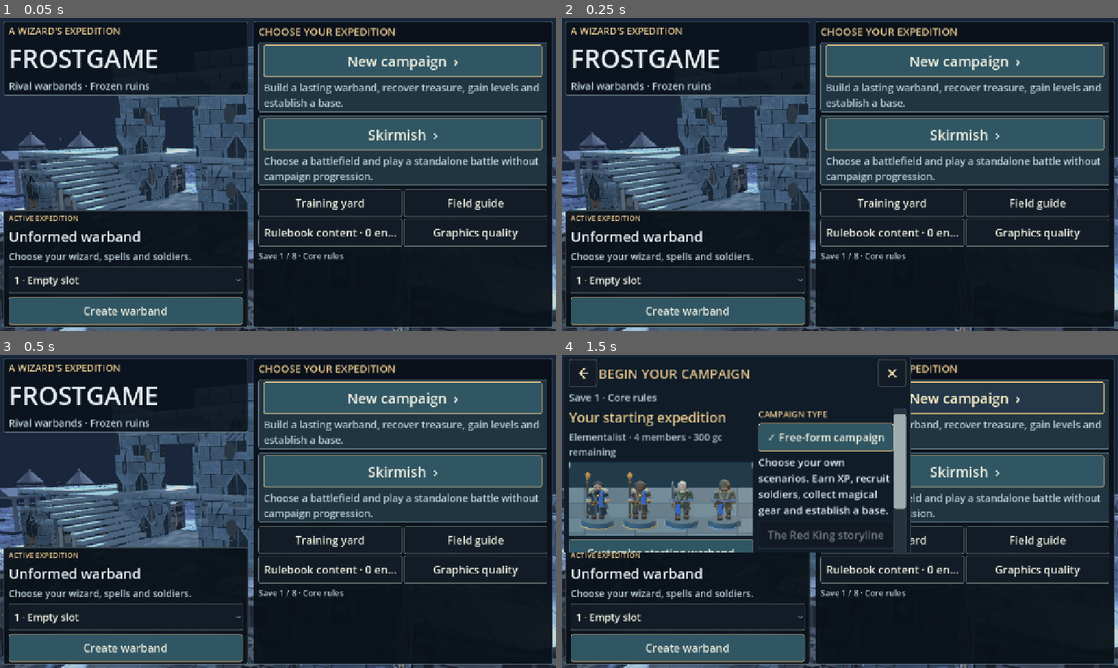
Above: before the commit, frames 1-4 (two rows, left to right).
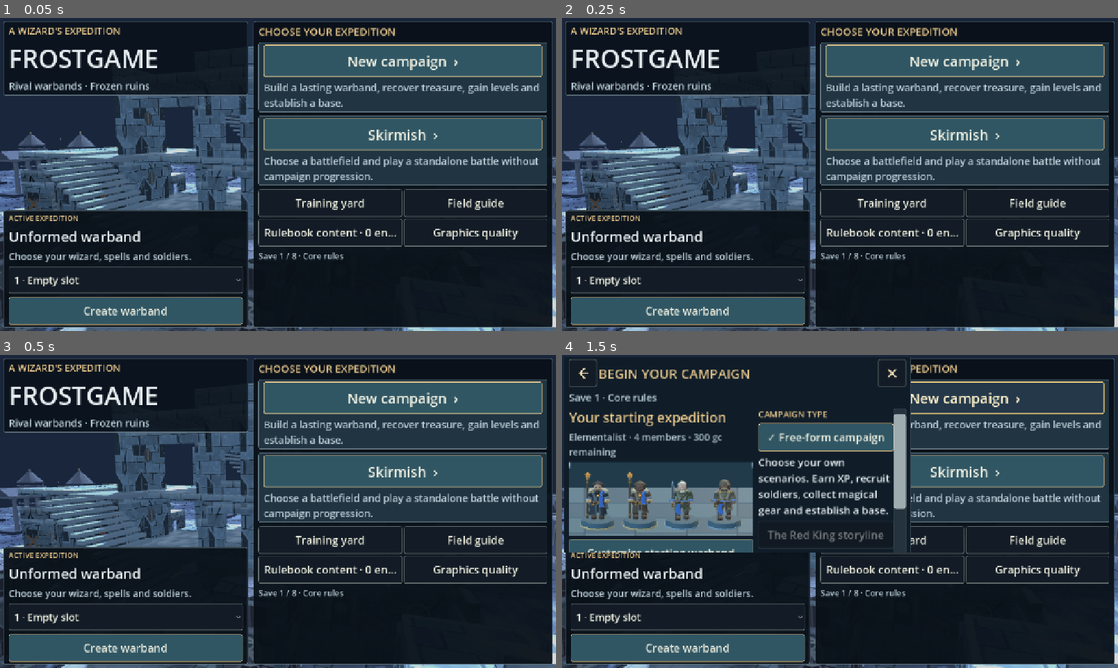
Above: after the commit, the same moments.

Repository: drag0nblad3/Frostgame
Game: Godot game, scene res://scenes/title.tscn
Same seed, same stepped clock (60 frames per second), same inputs: the game is played once before the commit and once after it.
Inputs:
- Up to frame 1 (0.05 s): no input
- Up to frame 2 (0.25 s): no input
- Up to frame 3 (0.5 s): no input
- Up to frame 4 (1.5 s): click "New campaign ›" at 0.5 s; click "New campaign ›" at 1.25 s

The runs differ from the first frame. In frame 1, 1.6% of the frame differs, in the area x 0-100%, y 24-100%; in frame 2, 1.6%; in frame 3, 1.6%; in frame 4, 0.4%.

Commit message:
Author physical window apertures and climbable broken galleries

Diff:
--- a/data/boards/silent_tower.json
+++ b/data/boards/silent_tower.json
@@ -6,28 +6,6 @@
     36
   ],
   "pieces": [
-    {
-      "kind": "ruin",
-      "rect": [
-        5,
-        8,
-        3,
-        4
-      ],
-      "id": "architecture:0",
-      "surface": "street"
-    },
-    {
-      "kind": "ruin",
-      "rect": [
-        28,
-        24,
-        3,
-        4
-      ],
-      "id": "architecture:1",
-      "surface": "street"
-    },
     {
       "kind": "wall",
       "rect": [
@@ -528,14 +506,6 @@
           3
         ],
         [
-          0,
-          0,
-          0,
-          2.5,
-          2.6,
-          0.4
-        ],
-        [
           2.5,
           0,
           0,
@@ -600,14 +570,6 @@
           0.6
         ],
         [
-          0,
-          3,
-          0,
-          2.5,
-          2.6,
-          0.4
-        ],
-        [
           2.5,
           3,
           0,
@@ -670,14 +632,6 @@
           0.4,
           2.08,
           0.6
-        ],
-        [
-          0,
-          6,
-          0,
-          2.5,
-          3.6,
-          0.4
         ],
         [
           2.5,
@@ -854,14 +808,6 @@
           0.45,
           2.6,
           1.75
-        ],
-        [
-          11,
-          0,
-          0,
-          2.1,
-          5.6,
-          0.45
         ],
         [
           14.149999999999999,
@@ -1230,6 +1176,211 @@
           6,
           5
         ]
+      ],
+      "aperture_walls": [
+        {
+          "rect": [
+            0,
+            0,
+            2.5,
+            0.4
+          ],
+          "base": 0,
+          "height": 2.6,
+          "axis": "x",
+          "openings": [
+            [
+              0.75,
+              1.75,
+              0.65,
+              2.1
+            ]
+          ]
+        },
+        {
+          "rect": [
+            0,
+            0,
+            2.5,
+            0.4
+          ],
+          "base": 3,
+          "height": 2.6,
+          "axis": "x",
+          "openings": [
+            [
+              0.75,
+              1.75,
+              0.65,
+              2.1
+            ]
+          ]
+        },
+        {
+          "rect": [
+            0,
+            0,
+            2.5,
+            0.4
+          ],
+          "base": 6,
+          "height": 3.6,
+          "axis": "x",
+          "openings": [
+            [
+              0.75,
+              1.75,
+              0.65,
+              2.1
+            ]
+          ]
+        },
+        {
+          "rect": [
+            11,
+            0,
+            2.1,
+            0.45
+          ],
+          "base": 0,
+          "height": 5.6,
+          "axis": "x",
+          "openings": [
+            [
+              0.55,
+              1.55,
+              0.75,
+              2.5
+            ]
+          ]
+        }
+      ]
+    },
+    "broken_gallery": {
+      "surfaces": [
+        {
+          "id": "broken_gallery",
+          "rect": [
+            0,
+            0,
+            3,
+            2.5
+          ],
+          "level": 3
+        }
+      ],
+      "solids": [
+        [
+          0,
+          2.65,
+          0,
+          3,
+          0.35,
+          2.5
+        ],
+        [
+          0,
+          0,
+          0.4,
+          0.4,
+          2.65,
+          2.1
+        ],
+        [
+          0,
+          0,
+          2.5,
+          0.4,
+          1.65,
+          1.5
+        ],
+        [
+          0.4,
+          0,
+          3.6,
+          0.7,
+          1.1,
+          0.4
+        ],
+        [
+          2.6,
+          0,
+          3.1,
+          0.4,
+          2,
+          0.9
+        ],
+        [
+          0,
+          3,
+          0,
+          0.4,
+          0.7,
+          1
+        ],
+        [
+          0.4,
+          3,
+          0,
+          1,
+          0.6,
+          0.4
+        ]
+      ],
+      "aperture_walls": [
+        {
+          "rect": [
+            0,
+            0,
+            3,
+            0.4
+          ],
+          "base": 0,
+          "height": 2.65,
+          "axis": "x",
+          "openings": [
+            [
+              0.7,
+              2.3,
+              0,
+              1.95
+            ]
+          ]
+        },
+        {
+          "rect": [
+            2.6,
+            0.4,
+            0.4,
+            2.1
+          ],
+          "base": 0,
+          "height": 2.65,
+          "axis": "y",
+          "openings": [
+            [
+              0.5,
+              1.6,
+              0.7,
+              2.15
+            ]
+          ]
+        }
+      ],
+      "climbs": [
+        {
+          "id": "gallery_climb",
+          "from": [
+            "street",
+            3.5,
+            1.5
+          ],
+          "to": [
+            "broken_gallery",
+            2.5,
+            1.5
+          ]
+        }
       ]
     }
   },
@@ -1241,6 +1392,23 @@
         14,
         14
       ]
+    },
+    {
+      "kit": "broken_gallery",
+      "prefix": "west_ruin:",
+      "origin": [
+        5,
+        8
+      ]
+    },
+    {
+      "kit": "broken_gallery",
+      "prefix": "east_ruin:",
+      "origin": [
+        31,
+        28
+      ],
+      "quarter_turns": 2
     }
   ]
 }
--- a/src/core/board/floor_assembly.gd
+++ b/src/core/board/floor_assembly.gd
@@ -44,7 +44,10 @@
 			if entry.has("axis") or entry.has("end_level"):
 				surface["axis"]=ramp["axis"]
 			append(result,"surfaces",surface)
-		for solid: Array in kit.get("solids",[]):
+		var volumes: Array=kit.get("solids",[]).duplicate(true)
+		for wall: Dictionary in kit.get("aperture_walls",[]):
+			volumes.append_array(aperture_volumes(wall,errors))
+		for solid: Array in volumes:
 			if solid.size()!=6:
 				errors.append("Malformed solid in "+key)
 				continue
@@ -93,3 +96,45 @@
 		p=Vector2(-p.y,p.x)
 	p+=offset
 	return [ids.get(str(raw[0]),raw[0]),p.x,p.y]
+
+
+## A wall is partitioned into actual solid volumes, never a painted aperture.
+## Openings are [start, end, sill, head], measured along the local wall axis
+## and above its base. Adjacent opening strips can form a stepped arch.
+static func aperture_volumes(wall: Dictionary,errors: Array) -> Array:
+	var result: Array=[]
+	var r: Array=wall.get("rect",[])
+	var height:=float(wall.get("height",0.0))
+	var base:=float(wall.get("base",0.0))
+	var axis_y:=str(wall.get("axis","x"))=="y"
+	if r.size()!=4 or height<=0.0 or float(r[2])<=0.0 or float(r[3])<=0.0:
+		errors.append("Invalid aperture wall")
+		return result
+	var length:=float(r[3] if axis_y else r[2])
+	var openings: Array=wall.get("openings",[]).duplicate(true)
+	for opening in openings:
+		if not opening is Array or opening.size()!=4:
+			errors.append("Malformed wall aperture")
+			return []
+	openings.sort_custom(func(a: Array,b: Array) -> bool: return float(a[0])<float(b[0]))
+	var cursor:=0.0
+	for opening: Array in openings:
+		var start:=float(opening[0])
+		var end:=float(opening[1])
+		var sill:=float(opening[2])
+		var head:=float(opening[3])
+		if start<cursor-0.0001 or end<=start or end>length+0.0001 or sill<0.0 or head<=sill or head>height+0.0001:
+			errors.append("Invalid or overlapping wall aperture")
+			return []
+		_wall_strip(result,r,axis_y,cursor,start,base,height)
+		_wall_strip(result,r,axis_y,start,end,base,sill)
+		_wall_strip(result,r,axis_y,start,end,base+head,height-head)
+		cursor=end
+	_wall_strip(result,r,axis_y,cursor,length,base,height)
+	return result
+
+
+static func _wall_strip(out: Array,r: Array,axis_y: bool,start: float,end: float,base: float,height: float) -> void:
+	if end-start<=0.0001 or height<=0.0001:
+		return
+	out.append([float(r[0])+(0.0 if axis_y else start),base,float(r[1])+(start if axis_y else 0.0),float(r[2]) if axis_y else end-start,height,end-start if axis_y else float(r[3])])
--- a/src/view/layered_gatehouse_art.gd
+++ b/src/view/layered_gatehouse_art.gd
@@ -35,7 +35,7 @@
 		stone.set_shader_parameter("walkable_roof",solid.size.y<=0.5)
 		slab.material_override=stone
 		slab.set_meta("cut_height",solid.end.y if solid.size.y<=0.5 else solid.position.y+0.12)
-		if solid.size.y<=0.5:
+		if _is_deck(layout,solid):
 			_deck_edge(solid)
 		elif solid.size.y>=1.7:
 			var relief:=Node3D.new()
@@ -94,6 +94,16 @@
 		_box(Vector3(at.x,h-0.08,at.y),Vector3(s.rect.size.x,0.16,w+0.012) if s.axis_y else Vector3(w+0.012,0.16,s.rect.size.y),Color(0.55,0.65,0.72),h>=2.5 and s.id!="stairs")
 
 
+func _is_deck(layout: FloorLayout,solid: AABB) -> bool:
+	if solid.size.y>0.5 or minf(solid.size.x,solid.size.z)<0.5:
+		return false
+	var r:=Rect2(solid.position.x,solid.position.z,solid.size.x,solid.size.z)
+	for s in layout.surfaces:
+		if is_equal_approx(s.level,s.end_level) and is_equal_approx(s.level,solid.end.y) and s.rect.grow(0.001).encloses(r):
+			return true
+	return false
+
+
 func _deck_edge(solid: AABB) -> void:
 	# Inlaid perimeter stones, flush with the deck; no collision changes.
 	var y := solid.end.y-0.015
--- /dev/null
+++ b/tests/unit/test_architectural_apertures.gd
@@ -0,0 +1,42 @@
+extends TestCase
+
+
+func test_window_blocks_feet_but_allows_sight() -> void:
+	var errors: Array=[]
+	var volumes:=FloorAssembly.aperture_volumes({"rect":[4,4,6,0.5],"height":3,"openings":[[2,4,0.7,2.2]]},errors)
+	check_eq(errors,[])
+	var layout:=FloorLayout.from_dict({"surfaces":[{"id":"street","rect":[0,0,16,16]}],"solids":volumes})
+	check(LayeredSight.clear(layout,Vector3(7,1.5,3),Vector3(7,1,6)))
+	check(not LayeredSight.clear(layout,Vector3(5,1.5,3),Vector3(5,1,6)))
+	check(not layout.standable(layout.node("street",Vector2(7,4.5))))
+	check(not LayeredSight.clear(layout,Vector3(7,2.5,3),Vector3(7,2.5,6)))
+
+
+func test_stepped_arch_and_invalid_overlapping_openings() -> void:
+	var errors: Array=[]
+	var wall: Dictionary={"rect":[4,4,0.5,6],"axis":"y","height":3,"openings":[[1,2,0,1.9],[2,4,0,2.5],[4,5,0,1.9]]}
+	var layout:=FloorLayout.from_dict({"surfaces":[{"id":"street","rect":[0,0,16,16]}],"solids":FloorAssembly.aperture_volumes(wall,errors)})
+	check_eq(errors,[])
+	check(layout.standable(layout.node("street",Vector2(4.5,7))))
+	check(LayeredSight.clear(layout,Vector3(3,2.2,7),Vector3(6,2.2,7)))
+	check(not LayeredSight.clear(layout,Vector3(3,2.2,5.5),Vector3(6,2.2,5.5)))
+	wall["openings"]=[[1,3,0,2],[2,4,0,2]]
+	check(FloorAssembly.aperture_volumes(wall,errors).is_empty())
+	check(not errors.is_empty())
+
+
+func test_silent_tower_gallery_has_real_open_ground_and_climb() -> void:
+	var board:=BoardLoader.load_id("silent_tower",terrain())
+	var layout:=board.floor_geometry()
+	check_eq(layout.errors,[])
+	var street:=layout.node("street",Vector2(6.5,9.5))
+	var upper:=layout.node("west_ruin:broken_gallery",Vector2(7.5,9.5))
+	check(layout.standable(street))
+	check(layout.standable(upper))
+	check_eq(layout.height(upper),3.0)
+	check(layout.standable(layout.node("street",Vector2(6.5,8))))
+	check(not LayeredSight.clear(layout,Vector3(6.5,1.5,9.5),Vector3(6.5,4.5,9.5)))
+	var start:=layout.node("street",Vector2(8.5,9.5))
+	if layout.errors.is_empty():
+		check(LayeredReach.search(LayeredGrid.new(layout),start,20).can_reach(upper))
+	check(layout.index_of("east_ruin:broken_gallery")>=0)
Not shown, added: docs/architecture-apertures.md
